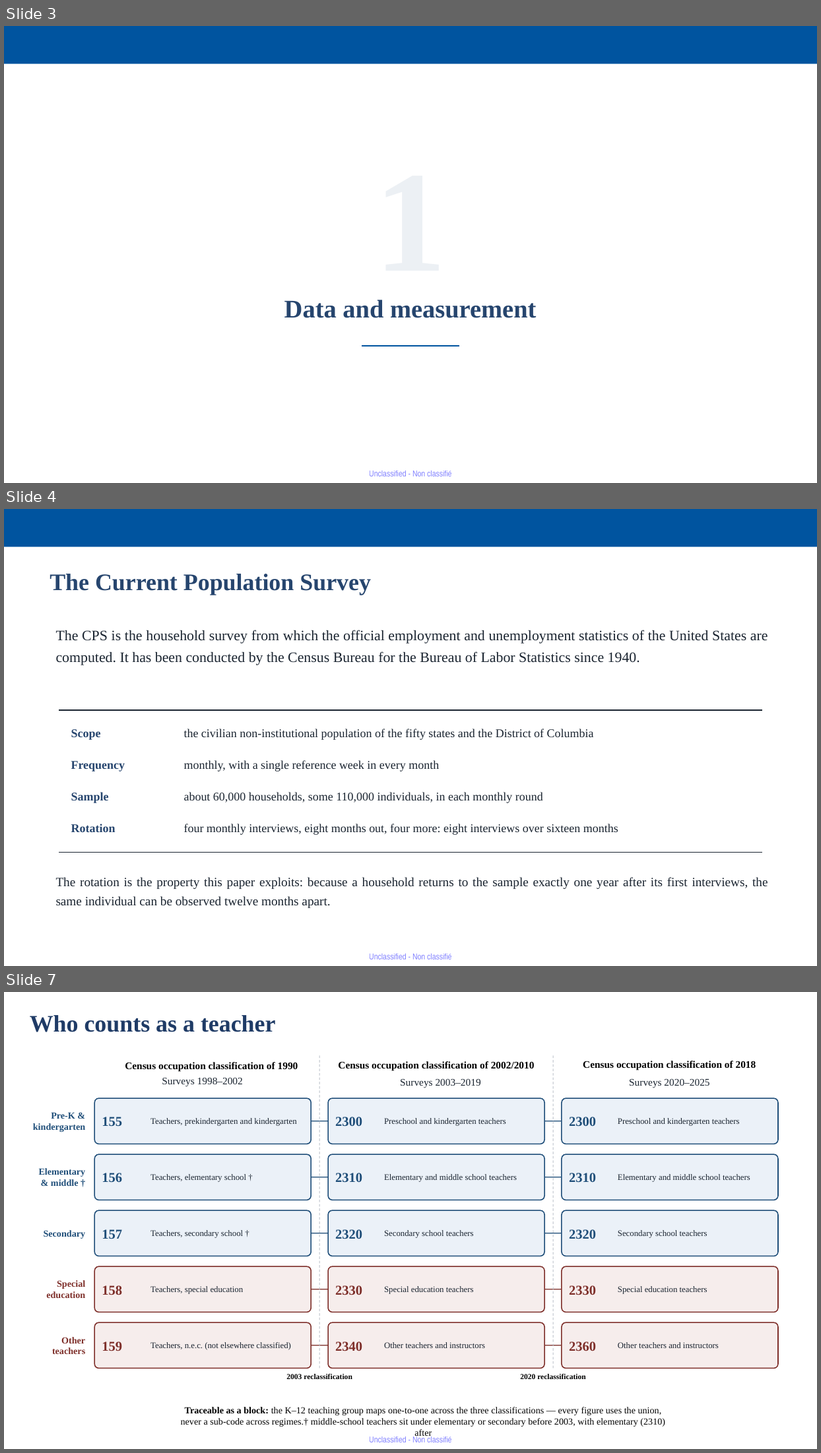
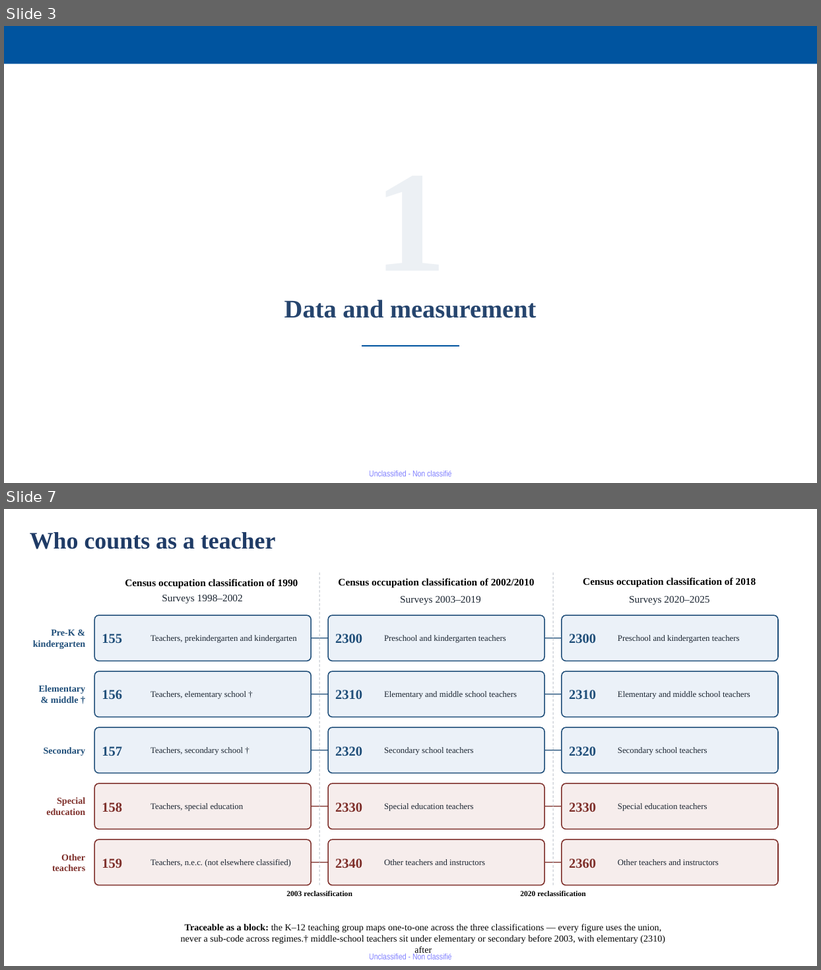
Before and after one commit to jedr1-ship-it/Alternative-Pathways----Quant, a slide deck: report/Proyect_US_v4.pptx. Shown one above the other, each under a label of ours: slides 3, 4 and 7 before the commit, slides 3 and 7 after it; the slides between them are not shown. The pictures are 821x1453 and 821x970 pixels, drawn with LibreOffice and Linux fonts; fonts in the diff are those of the drawing. Boxes give left, top, right and bottom in pixels: in the first picture for what was removed or moved away, otherwise in the second. Text is boxed around its words. In the diff, an @@ line names an element or a change of style, - is before the commit and + after.

```diff
--- a/report/Proyect_US_v4.pptx
+++ b/report/Proyect_US_v4.pptx
@@ slide 4 removed at bbox=[4, 509, 817, 966], background #FFFFFF; not listed: 1 template element that a slide beside it also shows @@
@@ rectangle removed at bbox=[4, 509, 817, 547] @@
@@ text removed at bbox=[50, 574, 371, 595] @@
-The Current Population Survey
@@ text removed at bbox=[56, 630, 768, 665] @@
-The CPS is the household survey from which the official employment and unemployment statistics of the United States are computed. It has been conducted by the Census Bureau for the Bureau of Labor Statistics since 1940.
@@ line removed from (59, 710) to (762, 710) @@
@@ text removed at bbox=[71, 729, 101, 740] @@
-Scope
@@ text removed at bbox=[184, 729, 594, 740] @@
-the civilian non-institutional population of the fifty states and the District of Columbia
@@ text removed at bbox=[71, 761, 125, 772] @@
-Frequency
@@ text removed at bbox=[184, 760, 439, 772] @@
-monthly, with a single reference week in every month
@@ text removed at bbox=[71, 792, 109, 803] @@
-Sample
@@ text removed at bbox=[184, 792, 543, 803] @@
-about 60,000 households, some 110,000 individuals, in each monthly round
@@ text removed at bbox=[71, 824, 116, 832] @@
-Rotation
@@ text removed at bbox=[184, 824, 618, 835] @@
-four monthly interviews, eight months out, four more: eight interviews over sixteen months
@@ line removed from (59, 852) to (762, 852) @@
@@ text removed at bbox=[56, 877, 768, 908] @@
-The rotation is the property this paper exploits: because a household returns to the sample exactly one year after its first interviews, the same individual can be observed twelve months apart.
```
Also in this commit, not shown: 5 slides changed, 1 slide added, 1 other file.
